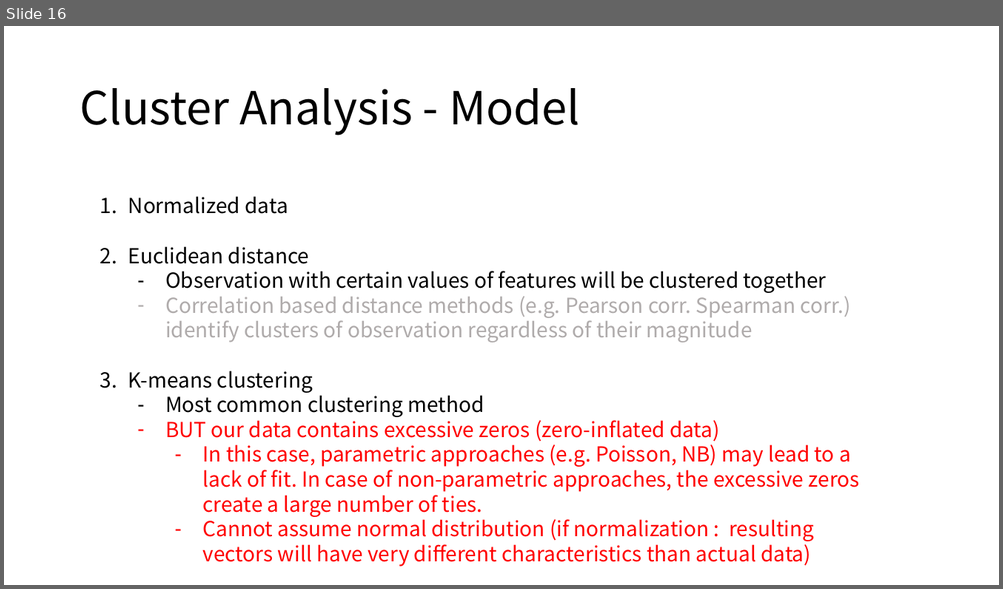
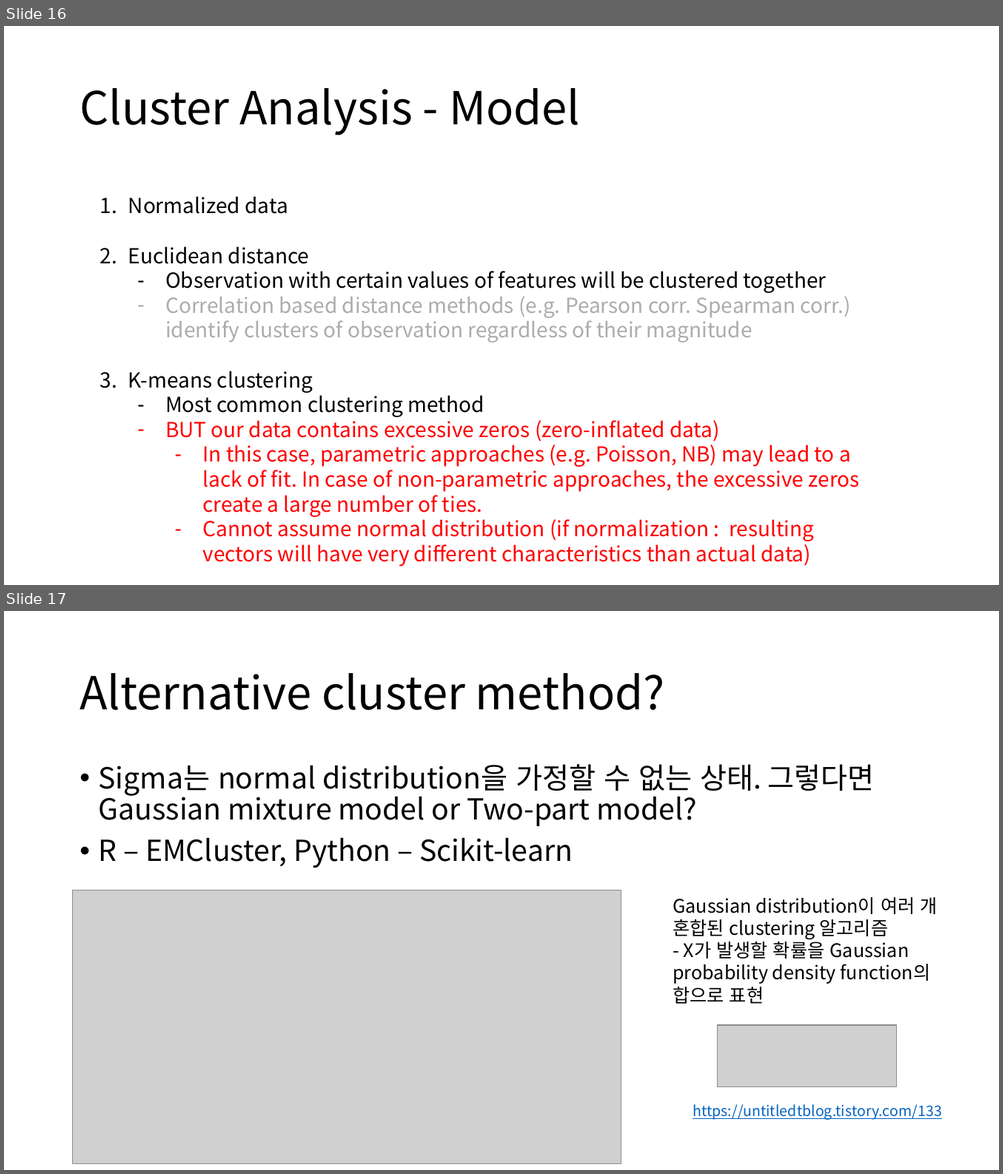
Before and after one commit to HeesooSong/UNIST_internship, a slide deck: Progress Update/20221115_Progress Update.pptx. Shown one above the other, each under a label of ours: slide 16 before the commit, slides 16 and 17 after it. The pictures are 1003x589 and 1003x1174 pixels, drawn with LibreOffice and Linux fonts; fonts in the diff are those of the drawing; grey boxes stand for pictures. Boxes give left, top, right and bottom in pixels: in the first picture for what was removed or moved away, otherwise in the second. Text is boxed around its words. In the diff, an @@ line names an element or a change of style, - is before the commit and + after.

```diff
--- a/Progress Update/20221115_Progress Update.pptx
+++ b/Progress Update/20221115_Progress Update.pptx
@@ slide 17 added at <box>4,611,999,1170</box>, background #FFFFFF @@
@@ title added at <box>79,673,665,710</box>, 44 pt, text #000000 @@
+Alternative cluster method?
@@ text added at <box>99,764,874,868</box>, 28 pt, text #000000 @@
+• Sigma는 normal distribution을 가정할 수 없는 상태. 그렇다면 Gaussian mixture model or Two-part model?
+• R – EMCluster, Python – Scikit-learn
@@ picture added at <box>73,891,621,1165</box> @@
@@ text added at <box>672,897,936,1004</box>, 18 pt, text #000000 @@
+Gaussian distribution이 여러 개 혼합된 clustering 알고리즘
+- X가 발생할 확률을 Gaussian probability density function의 합으로 표현
@@ picture added at <box>717,1026,897,1088</box> @@
@@ text added at <box>692,1105,942,1120</box>, 14 pt, text #0563C1, underline @@
+https://untitledtblog.tistory.com/133
```
Also in this commit, not shown: 3 slides changed, 2 other slides added, 1 slide removed.
